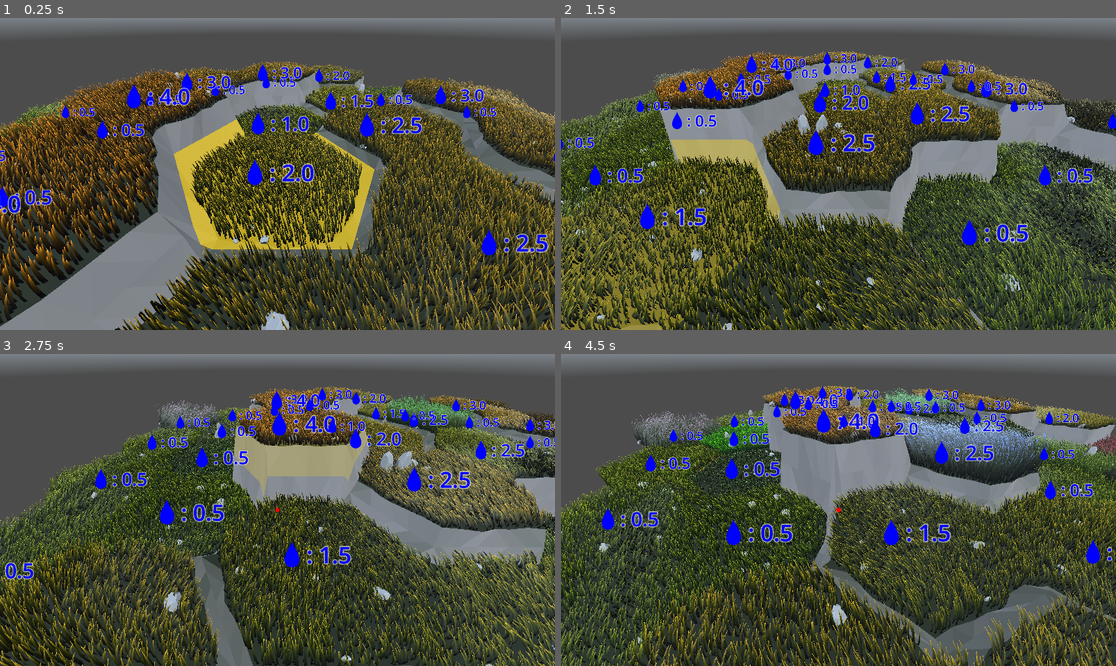
Above: before the commit, frames 1-4 (two rows, left to right).
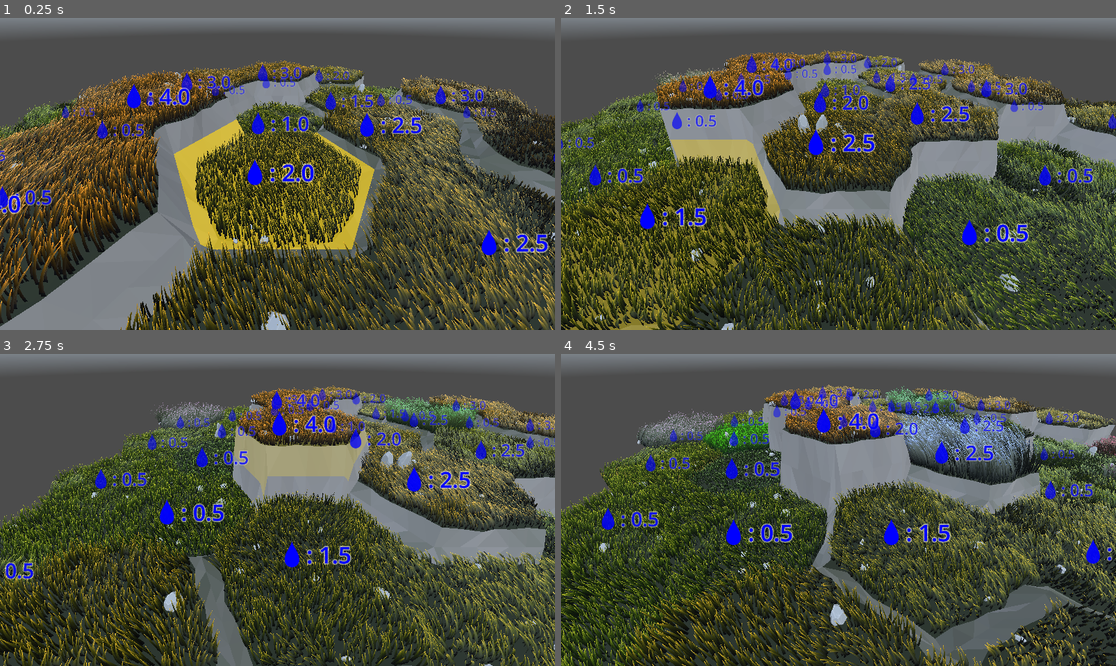
Above: after the commit, the same moments.

Repository: vincentwoelfer/hex
Game: Godot game, scene res://scenes/dev/MapGeneration.tscn
The game is run twice, just before and just after one commit, with the same random seed, the same clock (stepped at 60 frames per second) and the same inputs. A sky picture missing from this copy of the repository is replaced by a grey-blue gradient.
Inputs (mouse positions are in pixels of both pictures, inside the frame that each line leads up to):
- Up to frame 1 (0.25 s): no input
- Up to frame 2 (1.5 s): move the mouse to (960, 158) at 0.52 s; hold S (move_cam_backward) 0.53-1.28 s; move the mouse to (727, 189) at 1.27 s; tap W (move_cam_forward) at 1.35 s
- Up to frame 3 (2.75 s): move the mouse to (333, 441) at 2.02 s; hold A (move_cam_left) from 2.03 s (still down)
- Up to frame 4 (4.5 s): move the mouse to (810, 572) at 2.77 s; release A (move_cam_left) at 2.78 s; tap D (move_cam_right) at 2.85 s; move the mouse to (1005, 556) at 3.52 s; hold Q (rotate_cam_left) 3.53-4.28 s; move the mouse to (672, 463) at 4.27 s; tap E (rotate_cam_right) at 4.35 s

The runs differ from the first frame. In frame 1, 42% of the frame differs, in the area x 0-100%, y 13-100%; in frame 2, 43%; in frame 3, 41%; in frame 4, 44%, in the area x 0-100%, y 9-100%.

Commit message:
Fixes and extract clump texture

Diff:
--- /dev/null
+++ b/assets/GrassClumpNoise.tres
@@ -0,0 +1,10 @@
+[gd_resource type="NoiseTexture2D" load_steps=2 format=3 uid="uid://byeg5o8vgy14b"]
+
+[sub_resource type="FastNoiseLite" id="FastNoiseLite_fh7hl"]
+frequency = 0.03
+
+[resource]
+width = 256
+height = 256
+seamless = true
+noise = SubResource("FastNoiseLite_fh7hl")
--- a/assets/WindNoise.tres
+++ b/assets/WindNoise.tres
@@ -1,6 +1,7 @@
 [gd_resource type="NoiseTexture2D" load_steps=2 format=3 uid="uid://cho05a0o3bybh"]
 
 [sub_resource type="FastNoiseLite" id="FastNoiseLite_piaw1"]
+noise_type = 2
 frequency = 0.008
 
 [resource]
--- a/assets/grass/mat_grass.tres
+++ b/assets/grass/mat_grass.tres
@@ -1,27 +1,14 @@
-[gd_resource type="ShaderMaterial" load_steps=5 format=3 uid="uid://y6fsll8cbpbu"]
+[gd_resource type="ShaderMaterial" load_steps=4 format=3 uid="uid://y6fsll8cbpbu"]
 
 [ext_resource type="Shader" path="res://assets/shaders/spatial/grass.gdshader" id="1_a5h3b"]
+[ext_resource type="Texture2D" uid="uid://byeg5o8vgy14b" path="res://assets/GrassClumpNoise.tres" id="2_di1jo"]
 [ext_resource type="Texture2D" uid="uid://cho05a0o3bybh" path="res://assets/WindNoise.tres" id="2_dl7us"]
-
-[sub_resource type="FastNoiseLite" id="FastNoiseLite_s7tfy"]
-noise_type = 2
-frequency = 0.001
-
-[sub_resource type="NoiseTexture2D" id="NoiseTexture2D_ktsdy"]
-width = 256
-height = 256
-seamless = true
-noise = SubResource("FastNoiseLite_s7tfy")
 
 [resource]
 render_priority = 0
 shader = ExtResource("1_a5h3b")
-shader_parameter/clumping_factor = 0.8
-shader_parameter/clump_noise = SubResource("NoiseTexture2D_ktsdy")
+shader_parameter/clumping_factor = 1.0
+shader_parameter/clump_noise = ExtResource("2_di1jo")
 shader_parameter/wind_speed = 1.5
 shader_parameter/wind_noise = ExtResource("2_dl7us")
 shader_parameter/subsurface_scattering_color = Color(1, 0.75, 0.1, 1)
-shader_parameter/base_color = Color(0.0509804, 0.254902, 0.0117647, 1)
-shader_parameter/base_color_dry = Color(0.25, 0.15, 0.01, 1)
-shader_parameter/tip_color = Color(0.0509804, 0.254902, 0.0117647, 1)
-shader_parameter/tip_color_dry = Color(0.25, 0.15, 0.01, 1)
--- a/src/CameraController.gd
+++ b/src/CameraController.gd
@@ -92,15 +92,18 @@
 	global_position = camPos
 	look_at(lookAtPoint)
 
-	draw_debug_sphere(lookAtPoint, maxf(zoomTarget * 0.1, 0.025))
+	#draw_debug_sphere(lookAtPoint, maxf(zoomTarget * 0.1, 0.025))
 
 	self.check_for_selection()
 
 
 func check_for_selection() -> void:
 	var hit: Dictionary = self.raycast_into_world()
+	var hit_pos := Vector3(9999, 0, 0)
 	if not hit.is_empty():
-		EventBus.emit_signal("Signal_SelectionPosition", hit['position'])
+		hit_pos = hit['position']
+
+	EventBus.emit_signal("Signal_SelectionPosition", hit_pos)
 
 
 func draw_debug_sphere(location: Vector3, r: float) -> void:
--- a/src/SelectionManager.gd
+++ b/src/SelectionManager.gd
@@ -15,6 +15,8 @@
 
 	if hex_tile.is_valid():
 		self.update_selected_hex_tile(hex_tile)
+	else:
+		self.update_selected_hex_tile(null)
 
 
 func update_selected_hex_tile(new_selection: HexTile) -> void:
@@ -25,6 +27,7 @@
 			highlight_current()
 	else:
 		unhighlight_current()
+		current_selection = null
 
 
 func highlight_current() -> void:
--- a/src/tile/HexGeometry.gd
+++ b/src/tile/HexGeometry.gd
@@ -85,10 +85,10 @@
 
 func _process(delta: float) -> void:
 	if randf() < 1.0 / 600:
-		var color_start: Color = grassMultiMesh.get_instance_shader_parameter('tip_color')
+		var color_start: Color = self.get_shader_value_color('tip_color')
 		var color_end: Color = Colors.randColor()
 
-		var height_start: float = grassMultiMesh.get_instance_shader_parameter('height_mod')
+		var height_start: float = self.get_shader_value_float('height_mod')
 		var height_end: float = randf_range(0.2, 4.0)
 
 		# grassMultiMesh.set_instance_shader_parameter('tip_color', color_end)
@@ -100,51 +100,58 @@
 		get_tree().create_tween().tween_method(set_shader_value.bind("tip_color_dry"), color_start, color_end, 1.5)
 		get_tree().create_tween().tween_method(set_shader_value.bind("height_mod"), height_start, height_end, 1.5)
 
-	### TODO LABEL
-	#var pos_3d_local: Vector3 = Vector3(0, height * HexConst.height + 0.5, 0)
-	#var pos_3d_global: Vector3 = global_transform * pos_3d_local
+	### LABEL
 	var pos_3d_global: Vector3 = global_position + Vector3(0.0, 0.1, 0.0)
-
-	label.position = get_viewport().get_camera_3d().unproject_position(pos_3d_global)
-	label.visible = not get_viewport().get_camera_3d().is_position_behind(pos_3d_global)
-
-	label.bbcode_enabled = true
-	label.fit_content = true
-	label.autowrap_mode = TextServer.AUTOWRAP_OFF
-	label.scroll_active = false
-
-	label.clear()
-	label.text = ""
-	label.append_text('[center]')
-	label.push_font_size(80)
-	label.push_color(Color.BLUE)
-	label.push_outline_color(Color(1, 1, 1, 0.5))
-	label.push_outline_size(16)
-
-	label.append_text('[img color=#0000ff]res://assets/icons/raindrop.png[/img]: ')
-	label.append_text(str(global_position.y))
-
-	label.pop_all()
-
-	# IMAGES
-	#+ '[img=80]res://assets/icon.png[/img]!' \
-
-	#label.set_size(label.get_theme_font('normal_font').get_string_size(label.text))
-
-	## Camera Distance
+	## Camera Distance -> Scale
 	var cam := get_viewport().get_camera_3d()
 	var dist: float = cam.global_position.distance_to(pos_3d_global)
 	dist = clampf(dist, 10.0, 25.0)
 	var label_scale: float = remap(dist, 10.0, 25.0, 1.0, 0.5)
 	label_scale = clampf(label_scale, 0.5, 1.0)
-
 	label.scale = Vector2.ONE * label_scale
 
+	label.position = get_viewport().get_camera_3d().unproject_position(pos_3d_global)
+	label.visible = not get_viewport().get_camera_3d().is_position_behind(pos_3d_global)
+
+	label.bbcode_enabled = true
+	label.fit_content = true
+	label.autowrap_mode = TextServer.AUTOWRAP_OFF
+	label.scroll_active = false
+
+	label.clear()
+	label.text = ""
+	label.append_text('[center]')
+	label.push_font_size(80)
+	var text_col: Color = Color.BLUE
+	text_col.a = label_scale
+	label.push_color(text_col)
+	label.push_outline_color(Color(1, 1, 1, 0.5 * label_scale))
+	label.push_outline_size(16)
+
+	label.append_text('[img color=#' + text_col.to_html() + ']res://assets/icons/raindrop.png[/img]: ')
+	label.append_text(str(global_position.y))
+
+	label.pop_all()
+
+	# Use size (including scale) to center position in 2d correctly
 	label.position -= Vector2(label.size * 0.5 * label_scale)
 
 # tween value automatically gets passed into this function
 func set_shader_value(value: Variant, key: String) -> void:
 	grassMultiMesh.set_instance_shader_parameter(key, value)
+
+func get_shader_value_color(key: String) -> Color:
+	var value: Variant = grassMultiMesh.get_instance_shader_parameter(key)
+	if value is not Color:
+		return Color()
+	return value
+
+
+func get_shader_value_float(key: String) -> float:
+	var value: Variant = grassMultiMesh.get_instance_shader_parameter(key)
+	if value is not float:
+		return 0.0
+	return value
 
 
 func generate() -> void:
